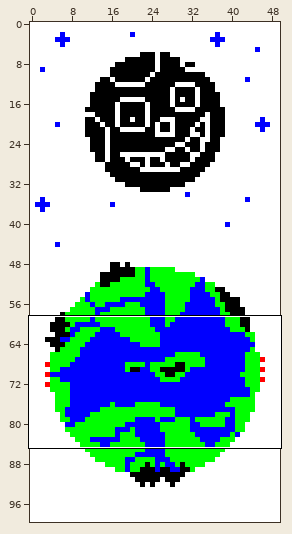
Sprite sheet -- maps/map_space_race.png. The picture above shows the old version from afar; the outline marks the close-up.
Close-up. The starting point:
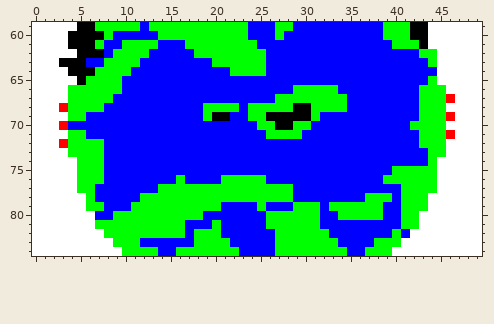
The file is 50x100 pixels. Colours within 5 levels of each other are drawn and written as one. Shown: x 0..49, y 59..84.
New version:
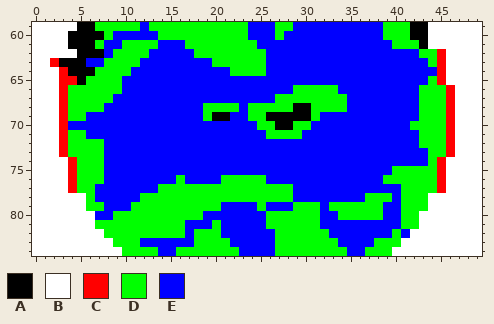
Palette (. is transparent): A #000000  B #ffffff  C #ff0000  D #00ff00  E #0000ff
Diff:
@@ x 0..49 @@
 61 BBBBAAADEEDDDDEEEDDDDDDDDEEEEEEEEEEEEEEEDDDABBBBBB
-62 BBBBBAAAEDDDDEEEEEDDDDDDDDEEEEEEEEEEEEEEEEEDDBBBBB
-63 BBBAAAEEDDDDEEEEEEEEDDDDDDEEEEEEEEEEEEEEEEEEDBBBBB
-64 BBBBAAADDDDEEEEEEEEEEEDDDDEEEEEEEEEEEEEEEEEEEBBBBB
-65 BBBBBADDDDEEEEEEEEEEEEEEEEEEEEEEEEEEEEEEEEEEDBBBBB
-66 BBBBDDDDDDEEEEEEEEEEEEEEEEEEEDDDDDEEEEEEEEEDDDBBBB
-67 BBBBDDDDDEEEEEEEEEEEEEEEEEEDDDDDDDDEEEEEEEEDDDCBBB
-68 BBBCDDDDEEEEEEEEEEEDDDDEDDDDDAADDDDEEEEEEEEDDDBBBB
-69 BBBBDDEEEEEEEEEEEEEDAAEEDDAAAAADEEEEEEEEEEEDDDCBBB
-70 BBBCEEEEEEEEEEEEEEEEEEEEEDDAADDEEEEEEEEEEEDDDDBBBB
-71 BBBBDDEEEEEEEEEEEEEEEEEEEEDDDDEEEEEEEEEEEEEDDDCBBB
-72 BBBCDDDDEEEEEEEEEEEEEEEEEEEEEEEEEEEEEEEEEEEDDDBBBB
-73 BBBBDDDDEEEEEEEEEEEEEEEEEEEEEEEEEEEEEEEEEEEEDDBBBB
-74 BBBBBDDDEEEEEEEEEEEEEEEEEEEEEEEEEEEEEEEEEEEEDBBBBB
-75 BBBBBDDDEEEEEEEEEEEEEEEEEEEEEEEEEEEEEEEEDDDDDBBBBB
-76 BBBBBDDDEEEEEEEEDEEEEDDDDDEEEEEEEEEEEEEDDDDDDBBBBB
-77 BBBBBDDEEEEEEEDDDDDDDDDDDDDDDEEEEEEEEEEEEDDDDBBBBB
+62 BBBBBAAAEDDDDEEEEEDDDDDDDDEEEEEEEEEEEEEEEEEDDCBBBB
+63 BBCAAAEEDDDDEEEEEEEEDDDDDDEEEEEEEEEEEEEEEEEEDCBBBB
+64 BBBCAAADDDDEEEEEEEEEEEDDDDEEEEEEEEEEEEEEEEEEECBBBB
+65 BBBCCADDDDEEEEEEEEEEEEEEEEEEEEEEEEEEEEEEEEEEDCBBBB
+66 BBBCDDDDDDEEEEEEEEEEEEEEEEEEEDDDDDEEEEEEEEEDDDCBBB
+67 BBBCDDDDDEEEEEEEEEEEEEEEEEEDDDDDDDDEEEEEEEEDDDCBBB
+68 BBBCDDDDEEEEEEEEEEEDDDDEDDDDDAADDDDEEEEEEEEDDDCBBB
+69 BBBCDDEEEEEEEEEEEEEDAAEEDDAAAAADEEEEEEEEEEEDDDCBBB
+70 BBBCEEEEEEEEEEEEEEEEEEEEEDDAADDEEEEEEEEEEEDDDDCBBB
+71 BBBCDDEEEEEEEEEEEEEEEEEEEEDDDDEEEEEEEEEEEEEDDDCBBB
+72 BBBCDDDDEEEEEEEEEEEEEEEEEEEEEEEEEEEEEEEEEEEDDDCBBB
+73 BBBCDDDDEEEEEEEEEEEEEEEEEEEEEEEEEEEEEEEEEEEEDDCBBB
+74 BBBBCDDDEEEEEEEEEEEEEEEEEEEEEEEEEEEEEEEEEEEEDCBBBB
+75 BBBBCDDDEEEEEEEEEEEEEEEEEEEEEEEEEEEEEEEEDDDDDCBBBB
+76 BBBBCDDDEEEEEEEEDEEEEDDDDDEEEEEEEEEEEEEDDDDDDCBBBB
+77 BBBBCDDEEEEEEEDDDDDDDDDDDDDDDEEEEEEEEEEEEDDDDCBBBB
 78 BBBBBBDEEEEEDDDDDDDDDDDDDDDDDEEEEEEEEDDDEDDDBBBBBB
Changed places in both close-ups, as pixel boxes (x1, y1, x2, y2):
changed: (437, 49, 455, 193)
changed: (50, 58, 77, 193)
